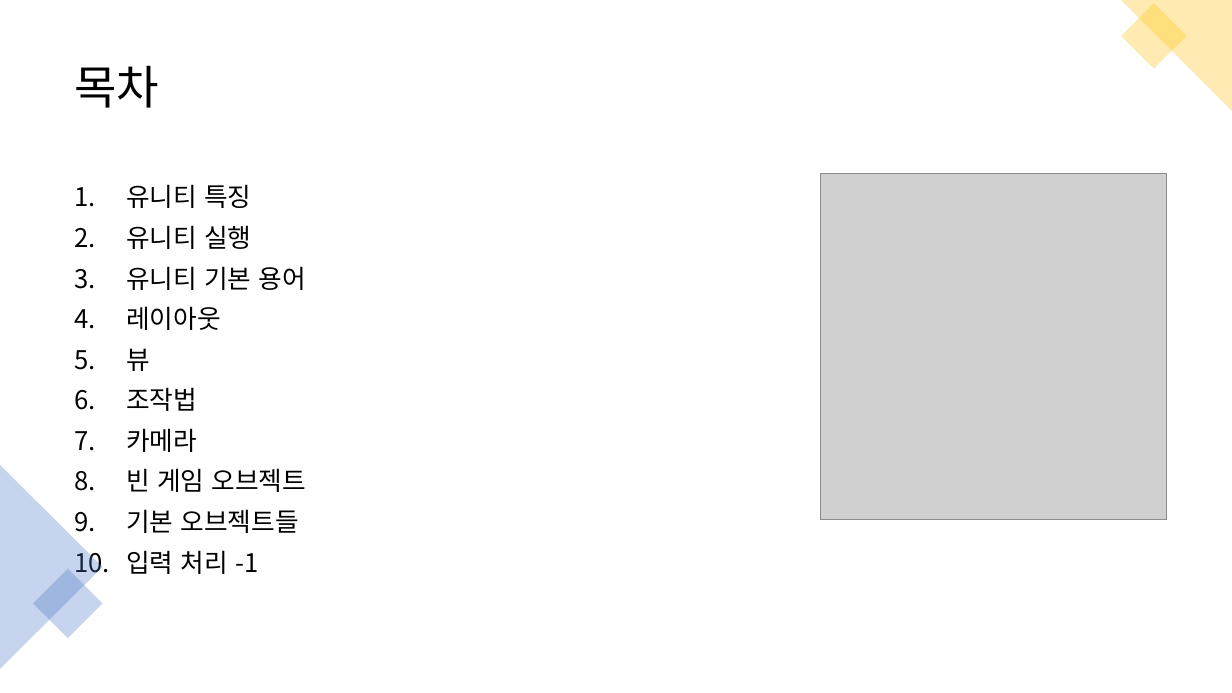
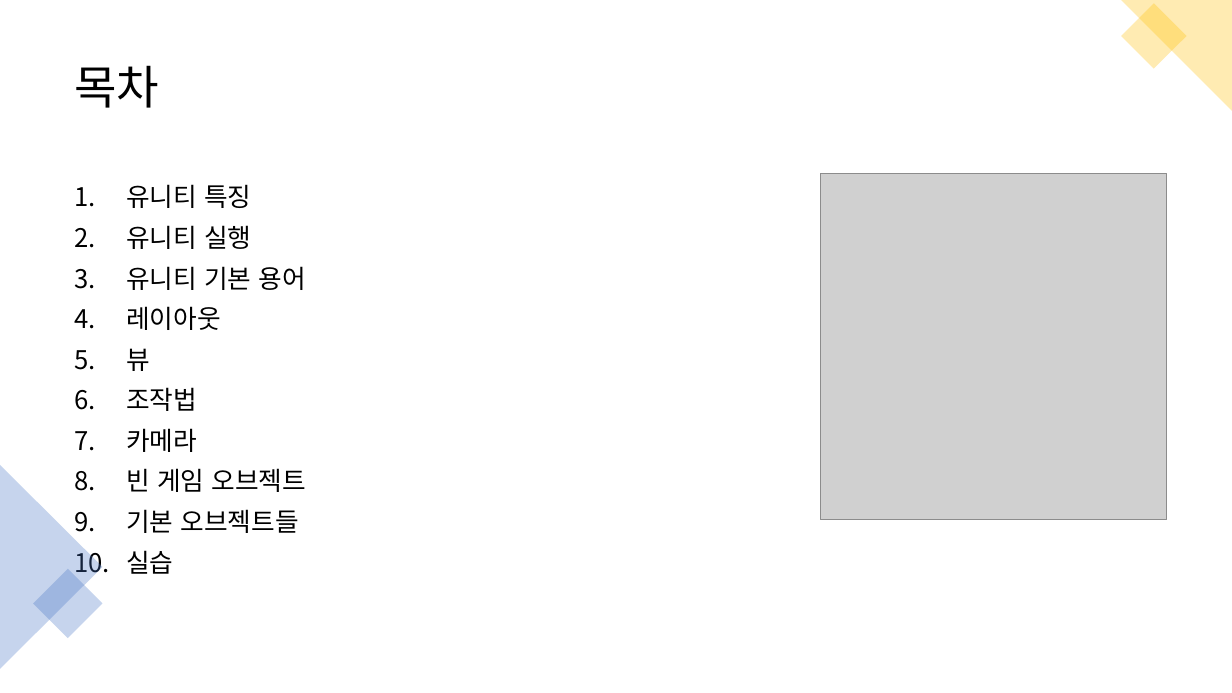
Before and after one commit to kjh99660/Study_powerpoint, a slide deck: slide 2 of c# 스터디 5주 차.pptx. Drawn at 1232x693 pixels with LibreOffice and Linux fonts; fonts in the diff are those of the drawing; grey boxes stand for pictures. Boxes give left, top, right and bottom in pixels: in the first picture for what was removed or moved away, otherwise in the second. Text is boxed around its words. In the diff, an @@ line names an element or a change of style, - is before the commit and + after.

```diff
--- a/c# 스터디 5주 차.pptx
+++ b/c# 스터디 5주 차.pptx
@@ text at [126,550,173,574]: text changed @@
-10. 입력 처리 -1
+10. 실습
```
Also in this commit, not shown: 2 other slides changed, 6 slides added, 1 slide removed, 1 other file.
